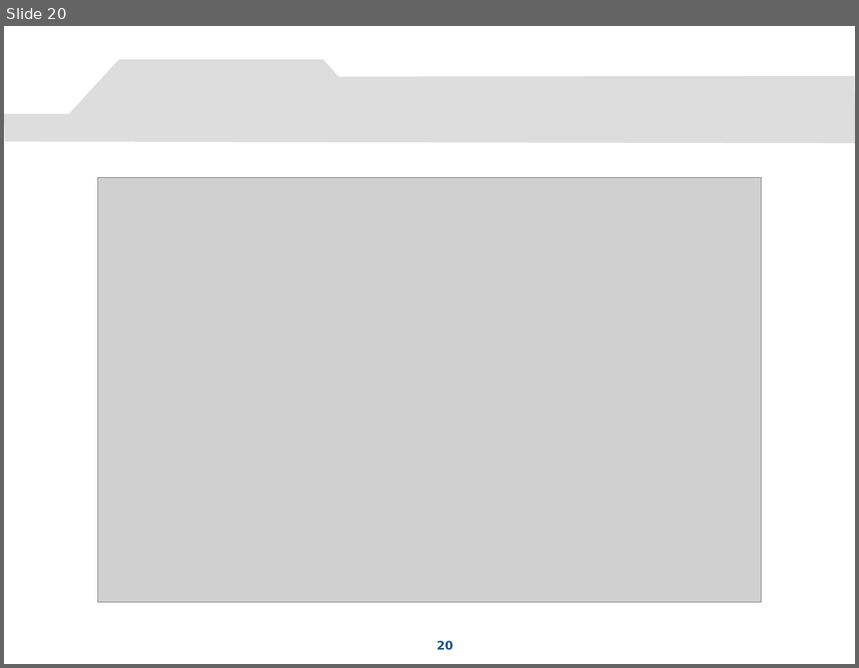
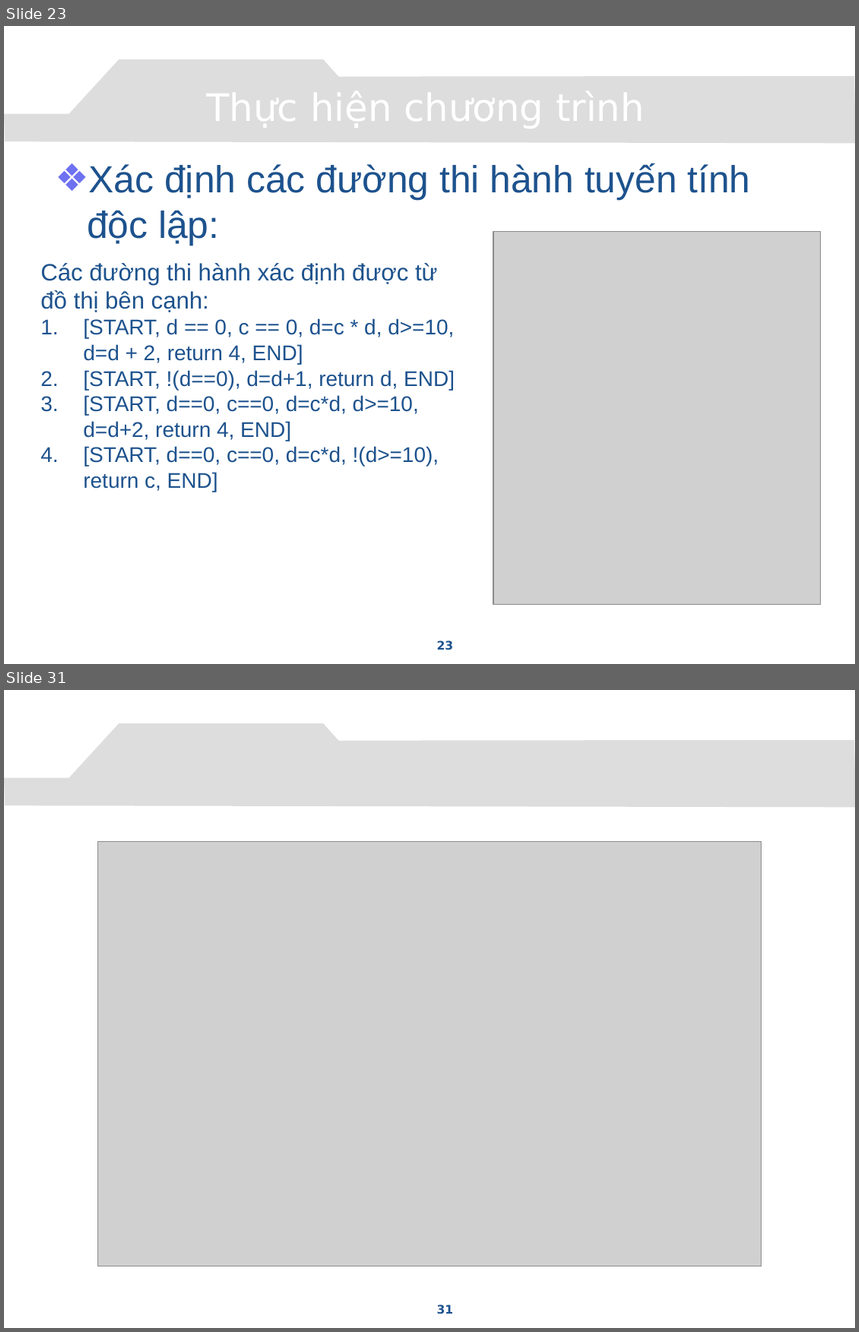
Before and after one commit to congcuong-cse/autotesting-lvtn, a slide deck: Document/Presentation.pptx. Shown one above the other, each under a label of ours: slide 20 before the commit, slides 23 and 31 after it; the slides between them are not shown. The pictures are 859x668 and 859x1332 pixels, drawn with LibreOffice and Linux fonts; fonts in the diff are those of the drawing; grey boxes stand for pictures; background and template pictures are left out. Boxes give left, top, right and bottom in pixels: in the first picture for what was removed or moved away, otherwise in the second. Text is boxed around its words. In the diff, an @@ line names an element or a change of style, - is before the commit and + after.

```diff
--- a/Document/Presentation.pptx
+++ b/Document/Presentation.pptx
@@ slide 23 added at bbox=[4, 26, 855, 664], background picture (left out); not listed: 1 template element that a slide beside it also shows @@
@@ title added at bbox=[61, 80, 791, 132], 32 pt, text #FFFFFF @@
+Thực hiện chương trình
@@ text added at bbox=[87, 163, 751, 246], 32 pt, text #1D528D @@
+❖ Xác định các đường thi hành tuyến tính độc lập:
@@ picture added at bbox=[493, 232, 820, 606] @@
@@ text added at bbox=[40, 263, 455, 492], 18 pt, text #1D528D @@
+Các đường thi hành xác định được từ đồ thị bên cạnh:
+1. [START, d == 0, c == 0, d=c * d, d>=10, d=d + 2, return 4, END]
+2. [START, !(d==0), d=d+1, return d, END]
+3. [START, d==0, c==0, d=c*d, d>=10, d=d+2, return 4, END]
+4. [START, d==0, c==0, d=c*d, !(d>=10), return c, END]
@@ page number added at bbox=[437, 641, 454, 651], 10 pt, text #1D528D, bold @@
+23
@@ what was slide 20 is now slide 31 @@
@@ page number at bbox=[437, 1305, 454, 1315]: text changed @@
-20
+31
```
Also in this commit, not shown: 12 slides changed, 10 other slides added.
